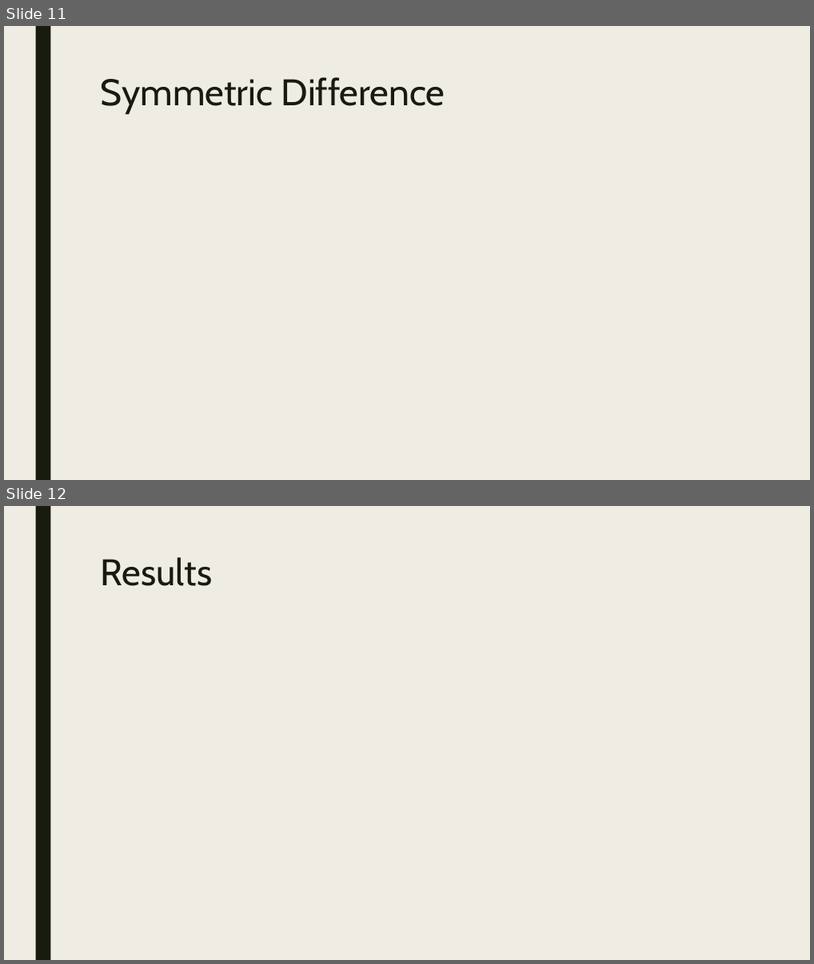
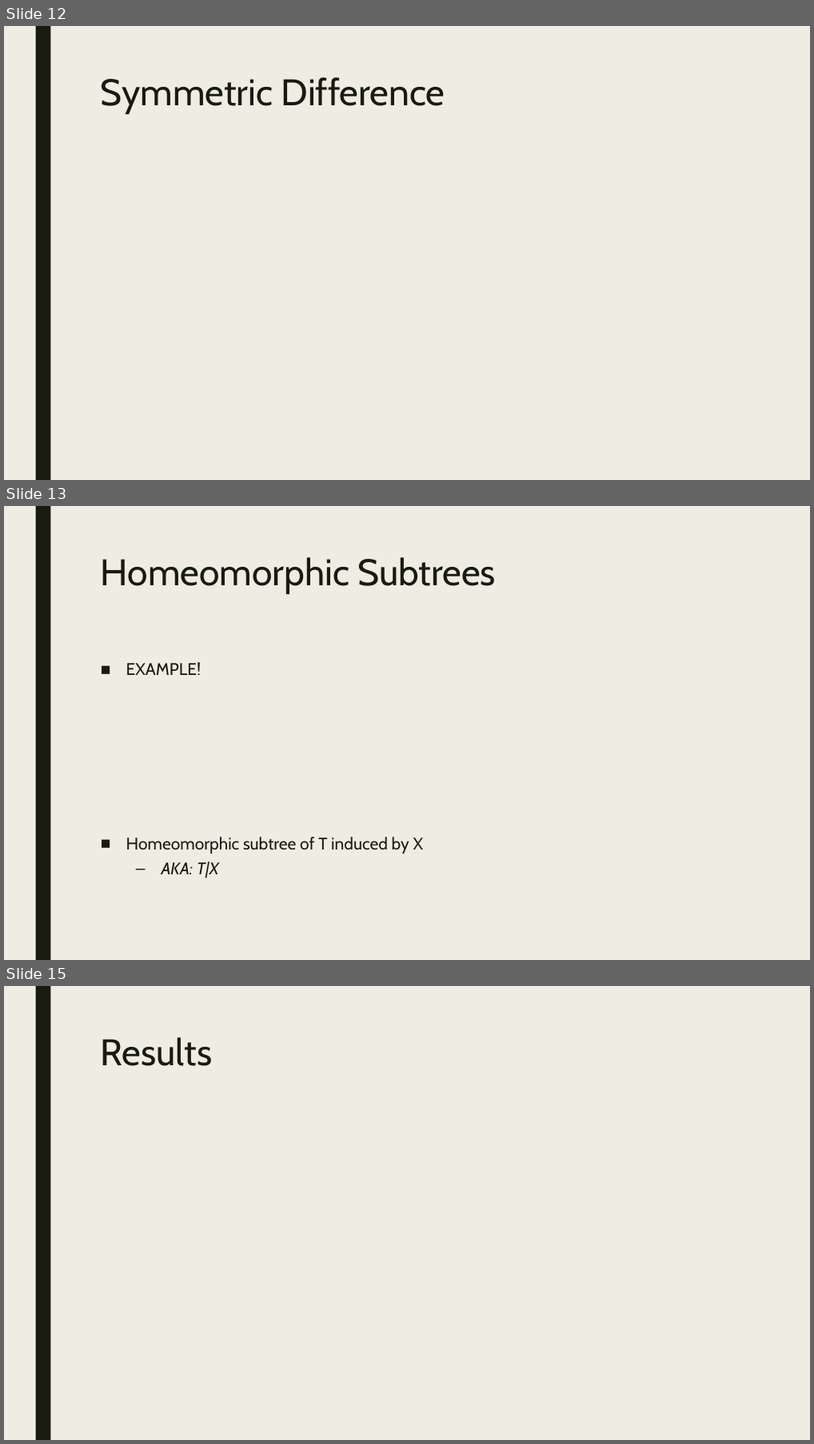
Before and after one commit to itsdlow/PhyloTools, a slide deck: Surveying_Phylogenetic_Forests.pptx. Shown one above the other, each under a label of ours: slides 11 and 12 before the commit, slides 12, 13 and 15 after it; the slides between them are not shown. The pictures are 814x964 and 814x1444 pixels, drawn with LibreOffice and Linux fonts; fonts in the diff are those of the drawing. Boxes give left, top, right and bottom in pixels: in the first picture for what was removed or moved away, otherwise in the second. Text is boxed around its words. In the diff, an @@ line names an element or a change of style, - is before the commit and + after.

```diff
--- a/Surveying_Phylogenetic_Forests.pptx
+++ b/Surveying_Phylogenetic_Forests.pptx
@@ slide 13 added at [4, 506, 810, 960], background #EFEDE3; not listed: 1 template element that a slide beside it also shows @@
@@ title added at [101, 557, 496, 594], 44 pt, text #191B0E @@
+Homeomorphic Subtrees
@@ text added at [126, 662, 424, 878], 20 pt, text #191B0E @@
+■ EXAMPLE!
+■ Homeomorphic subtree of T induced by X
+  – AKA: T|X
@@ what was slide 11 is now slide 12 @@
@@ what was slide 12 is now slide 15 @@
```
Also in this commit, not shown: 3 slides changed, 2 other slides added, 3 other files.
